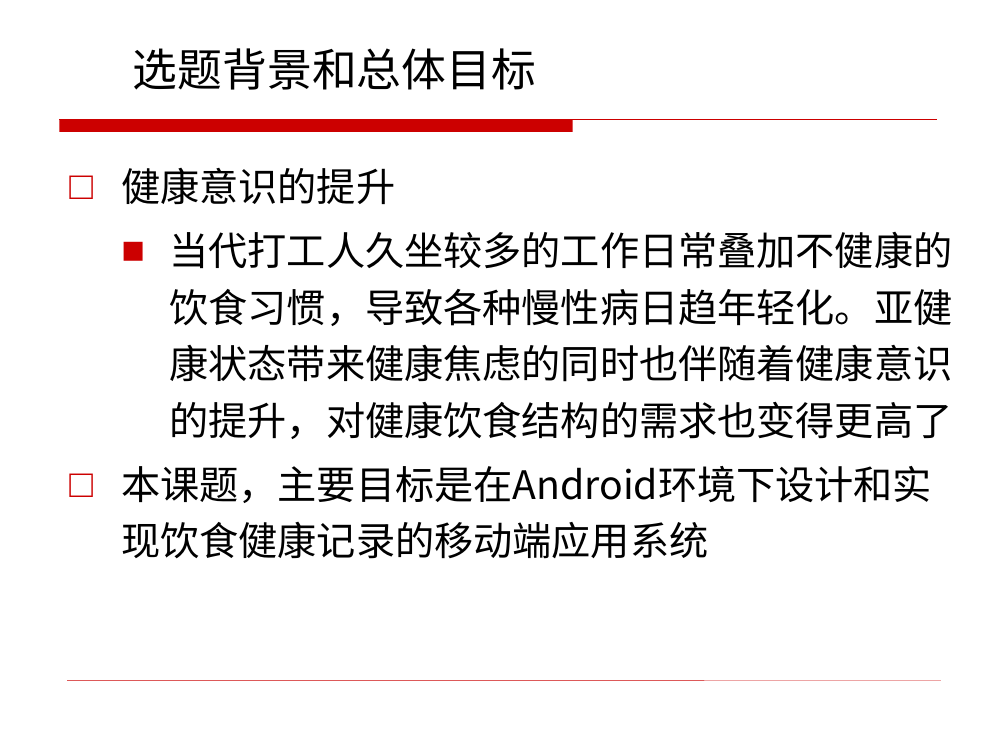
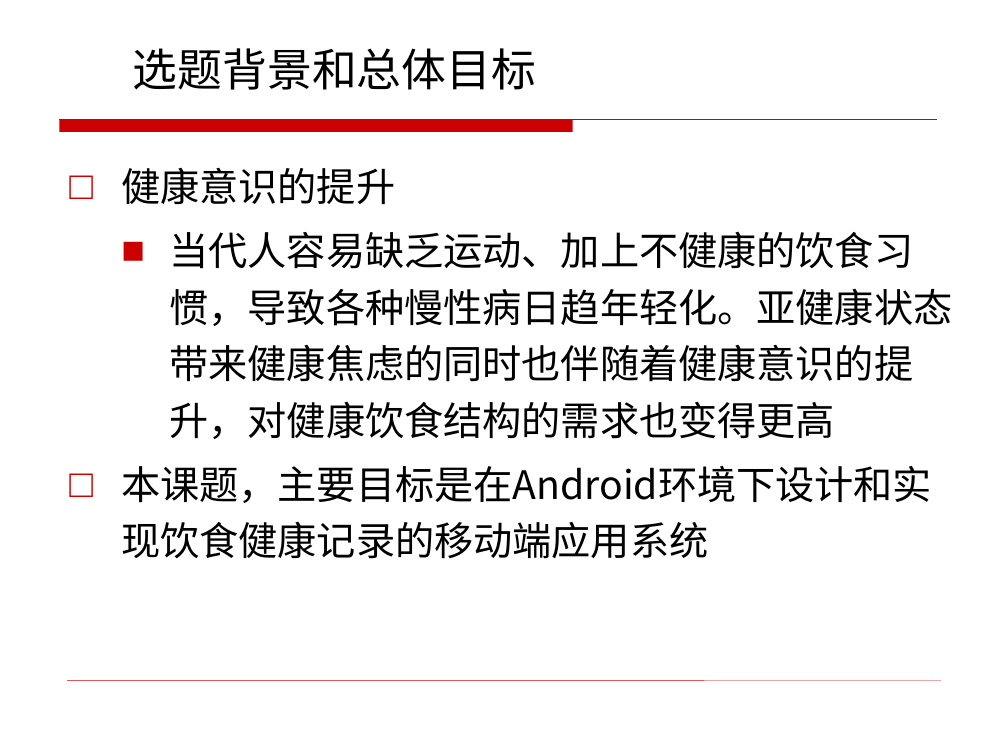
Before and after one commit to bensaku/ikun-home, a slide deck: slide 3 of 毕业设计/附件1：软件学院本科毕业设计汇报检查PPT模版（第1次）.pptx. Drawn at 1008x756 pixels with LibreOffice and Linux fonts; fonts in the diff are those of the drawing; background and template pictures are left out. Boxes give left, top, right and bottom in pixels: in the first picture for what was removed or moved away, otherwise in the second. Text is boxed around its words. In the diff, an @@ line names an element or a change of style, - is before the commit and + after.

Commit message:
ppt update

```diff
--- a/毕业设计/附件1：软件学院本科毕业设计汇报检查PPT模版（第1次）.pptx
+++ b/毕业设计/附件1：软件学院本科毕业设计汇报检查PPT模版（第1次）.pptx
@@ text at <box>169,232,952,439</box>: text changed @@
-  ■ 当代打工人久坐较多的工作日常叠加不健康的饮食习惯，导致各种慢性病日趋年轻化。亚健康状态带来健康焦虑的同时也伴随着健康意识的提升，对健康饮食结构的需求也变得更高了
+  ■ 当代人容易缺乏运动、加上不健康的饮食习惯，导致各种慢性病日趋年轻化。亚健康状态带来健康焦虑的同时也伴随着健康意识的提升，对健康饮食结构的需求也变得更高
```
Also in this commit, not shown: 2 other slides changed.
